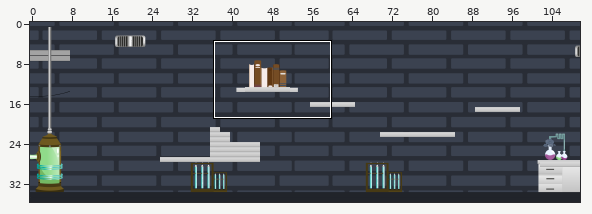
A Tiled map (JSON) gets an edit: public/assets/tilemaps/lv3.json. The picture above shows the old version from afar; the outline marks the close-up.
Close-up. Earlier state:
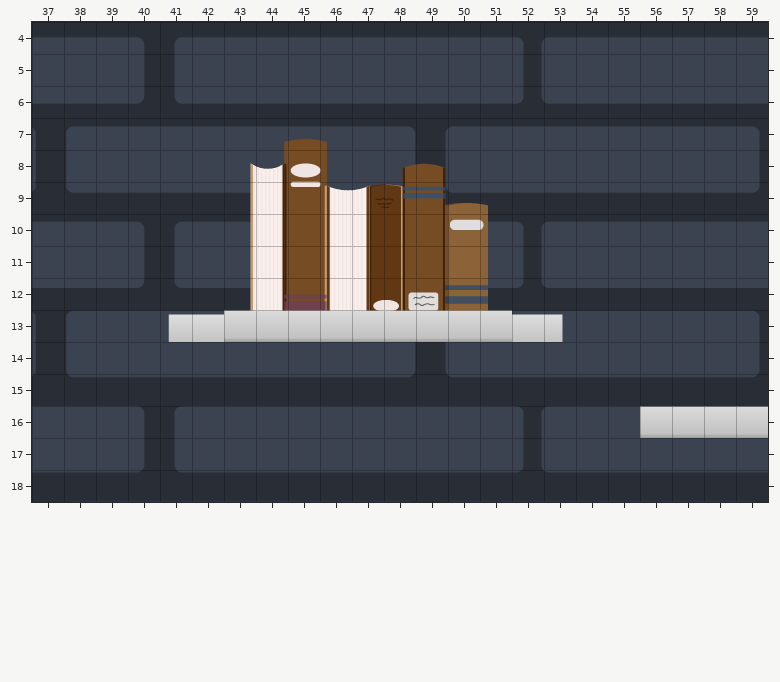
Cells are 32x32 px. Shown: x 37..59, y 4..18. The commit also changed other parts of the map, which this record leaves out.
New version:
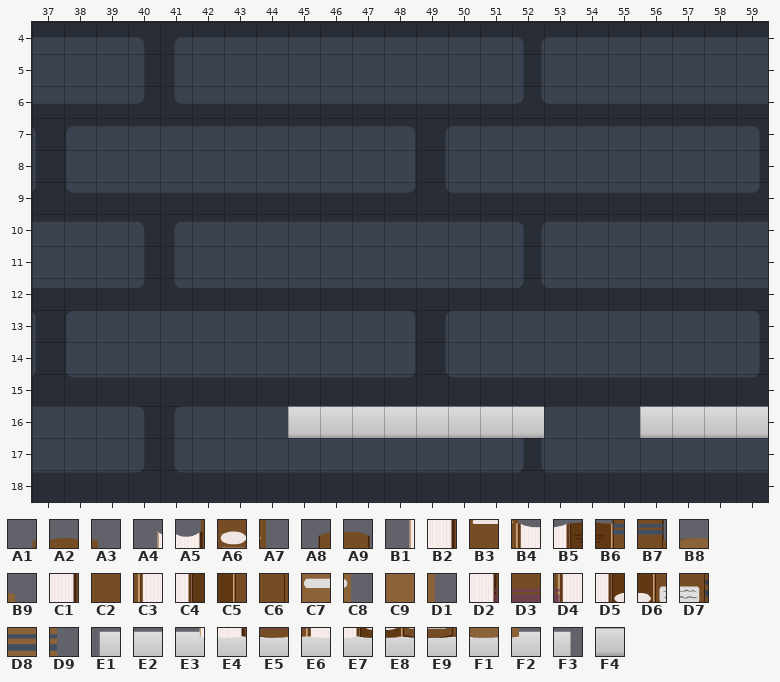
Key: from "laboratorio": A1 1231, A2 1232, A3 1233, A4 1294, A5 1295, A6 1296, A7 1297, A8 1299, A9 1300, B1 1358, B2 1359, B3 1360, B4 1361, B5 1362, B6 1363, B7 1364, B8 1365, B9 1366, C1 1423, C2 1424, C3 1425, C4 1426, C5 1427, C6 1428, C7 1429, C8 1430, C9 1493, D1 1494, D2 1551, D3 1552, D4 1553, D5 1554, D6 1555, D7 1556, D8 1557, D9 1558, E1 1612, E2 1613, E3 1614, E4 1615, E5 1616, E6 1617, E7 1618, E8 1619, E9 1620, F1 1621, F2 1622, F3 1624; from "plataforma": F4 171.
__ is an empty cell.
Tiles replaced or removed in this view: A1, A2, A3, A4, A5, A6, A7, A8, A9, B1, B2, B3, B4, B5, B6, B7, B8, B9, C1, C2, C3, C4, C5, C6, C7, C8, C9, D1, D2, D3, D4, D5, D6, D7, D8, D9, E1, E2, E3, E4, E5, E6, E7, E8, E9, F1, F2, F3, F4.
The exact change:
Changed rows in their new state; .. is an unchanged cell.
Layer "objetosBG":
first column x 41:
 7 .. .. .. __ __ __ .. .. .. .. .. .. ..
 8 .. .. __ __ __ __ .. __ __ .. .. .. ..
 9 .. .. __ __ __ __ __ __ __ __ __ .. ..
10 .. .. __ __ __ __ __ __ __ __ __ .. ..
11 .. .. __ __ __ __ __ __ __ __ __ .. ..
12 .. .. __ __ __ __ __ __ __ __ __ .. ..
13 __ __ __ __ __ __ __ __ __ __ __ __ __
Layer "Pisos":
first column x 43:
13 __ __ __ __ __ __ __ __ __ ..
16 .. .. F4 F4 F4 F4 F4 F4 F4 F4
Pixel boxes of the changes (left, top, right, bottom) in both close-ups:
removed: (168, 139, 563, 342)
added: (288, 406, 544, 438)
